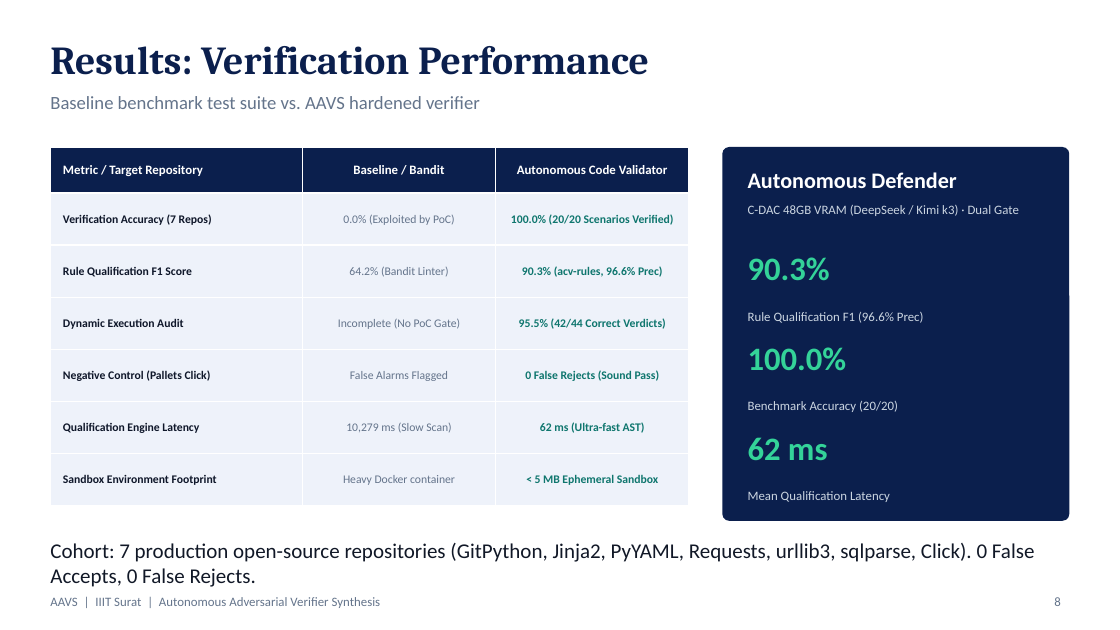
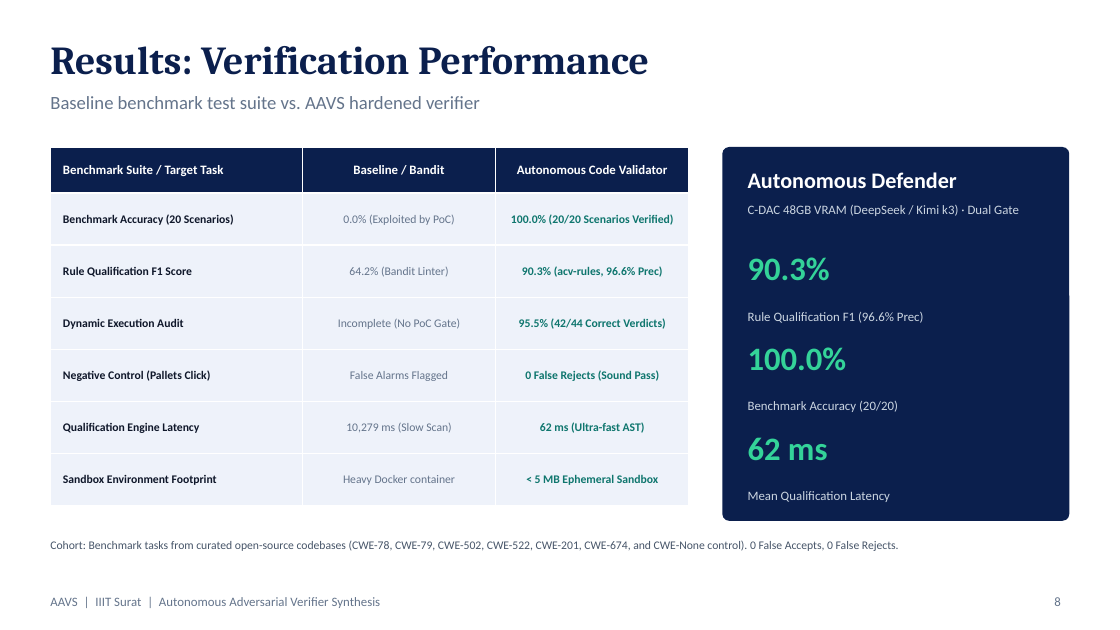
Before and after one commit to Jeevant010/Autonomous_Code_Validator, a slide deck: slide 8 of presentation/Autonomous_Code_Validator_Presentation.pptx. Drawn at 1120x630 pixels with LibreOffice and Linux fonts; fonts in the diff are those of the drawing; background and template pictures are left out. Boxes give left, top, right and bottom in pixels: in the first picture for what was removed or moved away, otherwise in the second. Text is boxed around its words. In the diff, an @@ line names an element or a change of style, - is before the commit and + after.

Commit message:
docs: set supervisor to Dr. Diksha Rangwani, remove footers, add direct report version, and refine benchmark terminology

```diff
--- a/presentation/Autonomous_Code_Validator_Presentation.pptx
+++ b/presentation/Autonomous_Code_Validator_Presentation.pptx
@@ table at [50,147,689,489] @@
-row 1, column 1: Metric / Target Repository
+row 1, column 1: Benchmark Suite / Target Task
-row 2, column 1: Verification Accuracy (7 Repos)
+row 2, column 1: Benchmark Accuracy (20 Scenarios)
@@ text at [50,540,899,551]: text changed; size 18 to 10 pt; text colour #111827 to #475569 @@
-Cohort: 7 production open-source repositories (GitPython, Jinja2, PyYAML, Requests, urllib3, sqlparse, Click). 0 False Accepts, 0 False Rejects.
+Cohort: Benchmark tasks from curated open-source codebases (CWE-78, CWE-79, CWE-502, CWE-522, CWE-201, CWE-674, and CWE-None control). 0 False Accepts, 0 False Rejects.
```
Also in this commit, not shown: 2 other slides changed, 4 other files.
